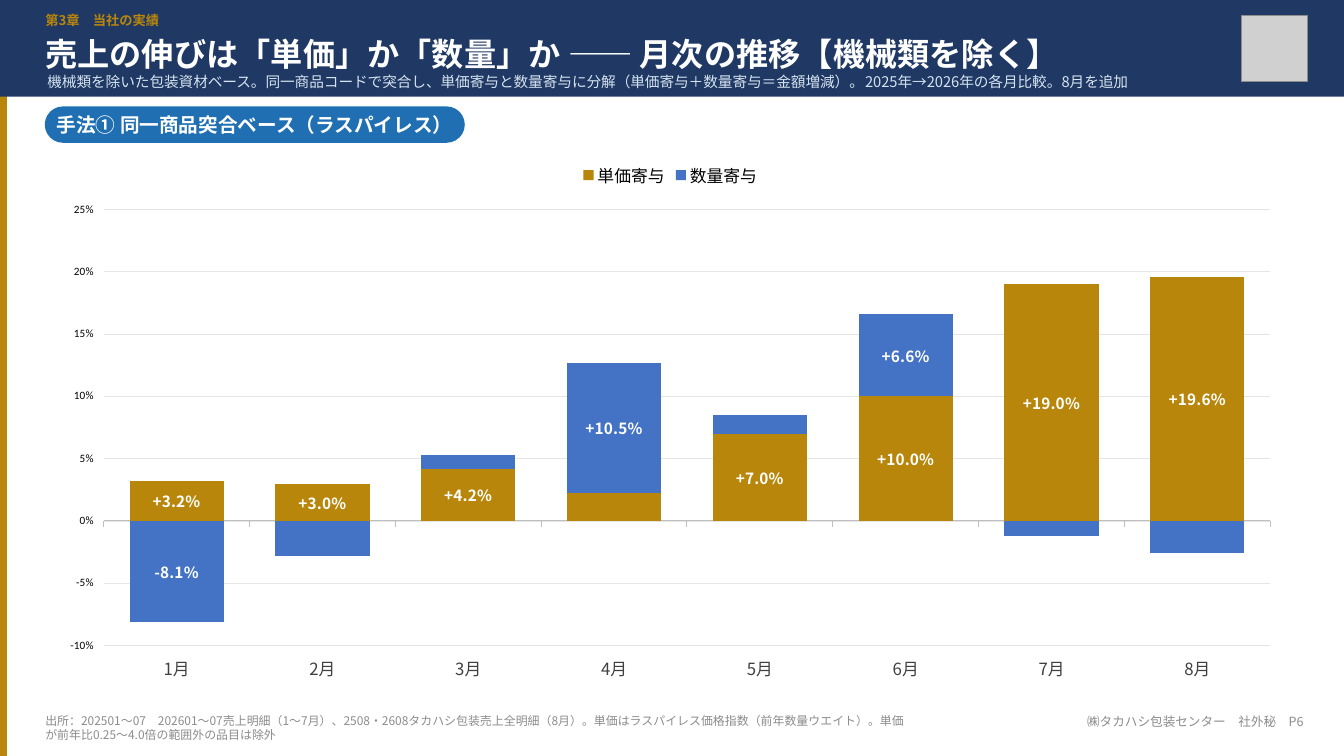
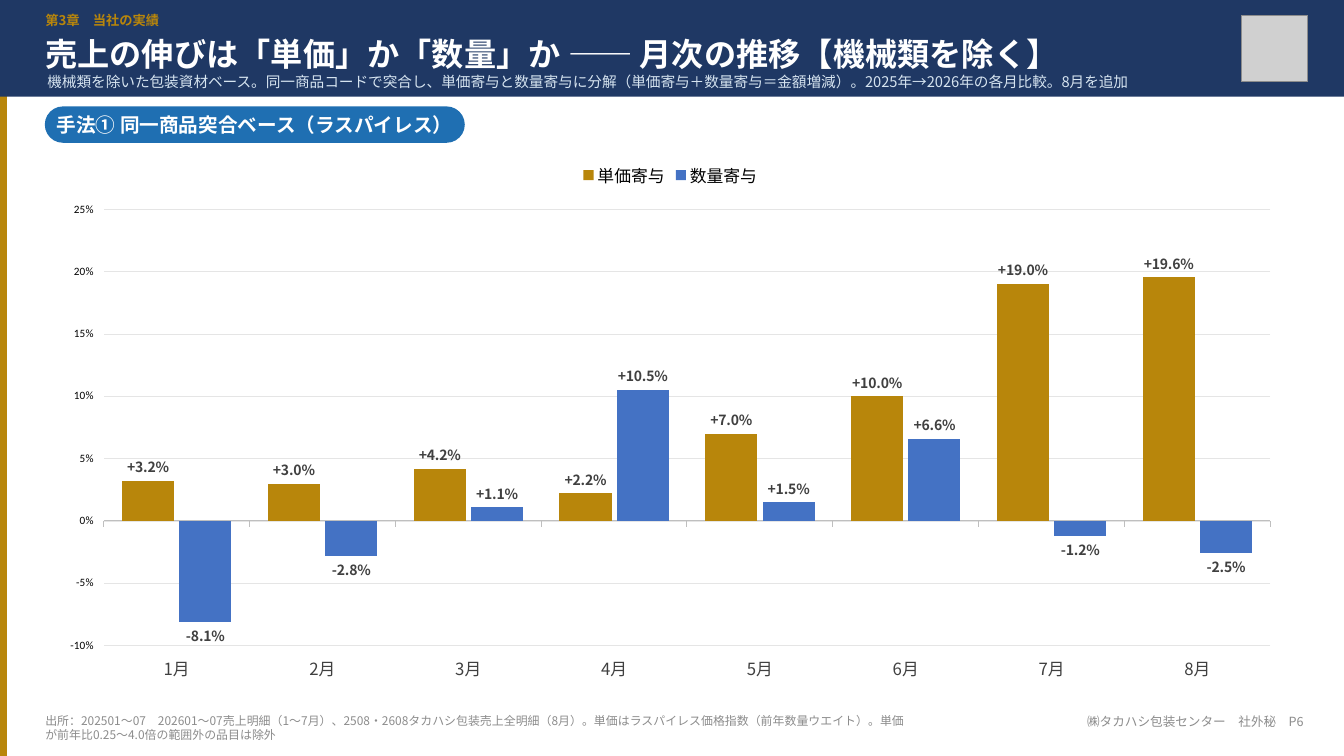
Before and after one commit to takahashihc/claudecode, a slide deck: slide 7 of 実績資料作成/第51期見込と第52期計画について_20260914.pptx. Drawn at 1344x756 pixels with LibreOffice and Linux fonts; fonts in the diff are those of the drawing; grey boxes stand for pictures. Boxes give left, top, right and bottom in pixels: in the first picture for what was removed or moved away, otherwise in the second. Text is boxed around its words. In the diff, an @@ line names an element or a change of style, - is before the commit and + after.

```diff
--- a/実績資料作成/第51期見込と第52期計画について_20260914.pptx
+++ b/実績資料作成/第51期見込と第52期計画について_20260914.pptx
@@ column stacked chart at [45, 151, 1296, 692] @@
@@ column stacked chart to column chart @@
@@ data labels of 単価寄与 changed @@
@@ data labels of 数量寄与 changed @@
@@ bar spacing changed @@
```
